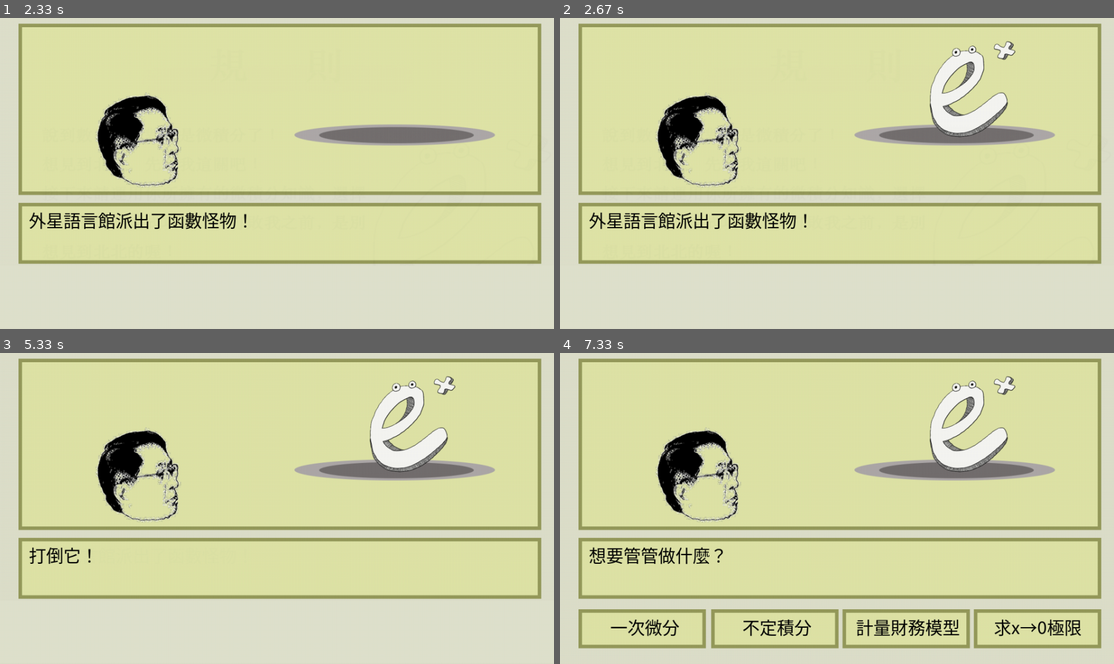
Above: before the commit, frames 1-4 (two rows, left to right).
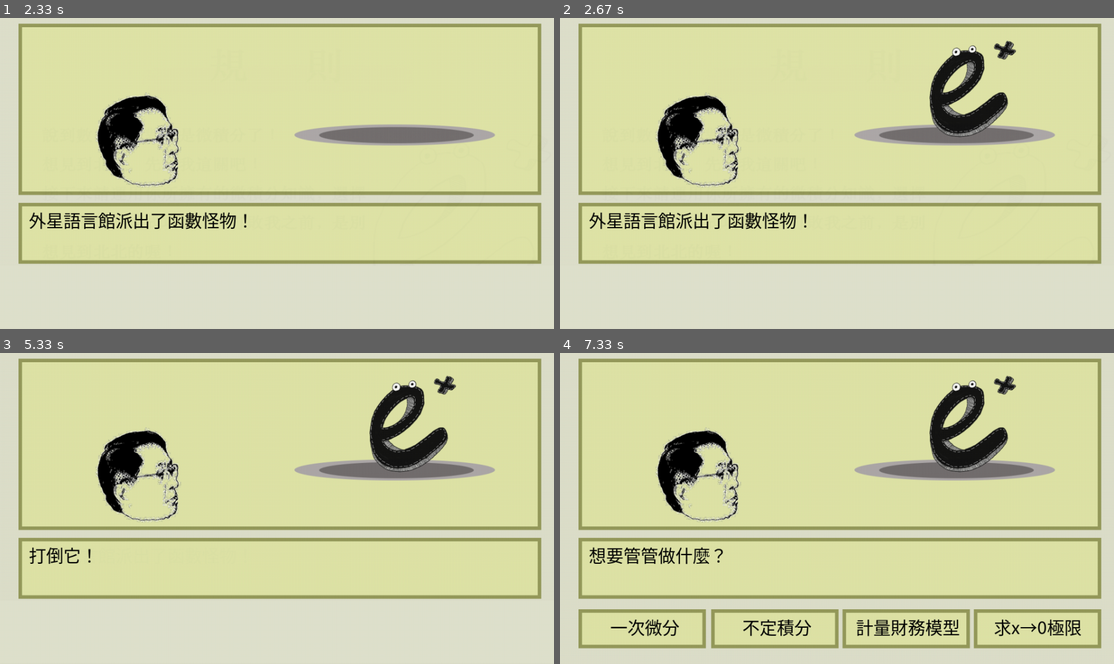
Above: after the commit, the same moments.

Repository: Luo-Andy-043/PBC_Final
Game: pygame game, started from Coding/little_game.py
Two runs of this game, one before a commit and one after it. Both use one fixed random seed, a clock stepped at 60 frames per second and the inputs below.
Inputs (mouse positions are in pixels of both pictures, inside the frame that each line leads up to):
- Up to frame 1 (2.33 s): click (83, 294) at 0.38 s
- Up to frame 2 (2.67 s): no input
- Up to frame 3 (5.33 s): no input
- Up to frame 4 (7.33 s): no input

Frame 1 is identical in both runs. In frame 2, 2.0% of the frame differs, in the area x 66-83%, y 7-38%; in frame 3, 2.0%; in frame 4, 2.0%.

Commit message:
我要去吃飯ㄌ!

Diff:
--- a/Coding/little_game.py
+++ b/Coding/little_game.py
@@ -690,7 +690,7 @@
         bg = pygame.transform.smoothscale(bg, (960,540))
         myhead = pygame.image.load('./素材/指數/guanguan.png')
         myhead = pygame.transform.smoothscale(myhead, (172,200))
-        e = pygame.image.load('./素材/指數/函數.png')
+        e = pygame.image.load('./素材/e^x/e^x.png')
         e = pygame.transform.smoothscale(e, (360,200))
         xone = pygame.image.load('./素材/e^x/x+1.png')
         xone = pygame.transform.smoothscale(xone, (360,200))
